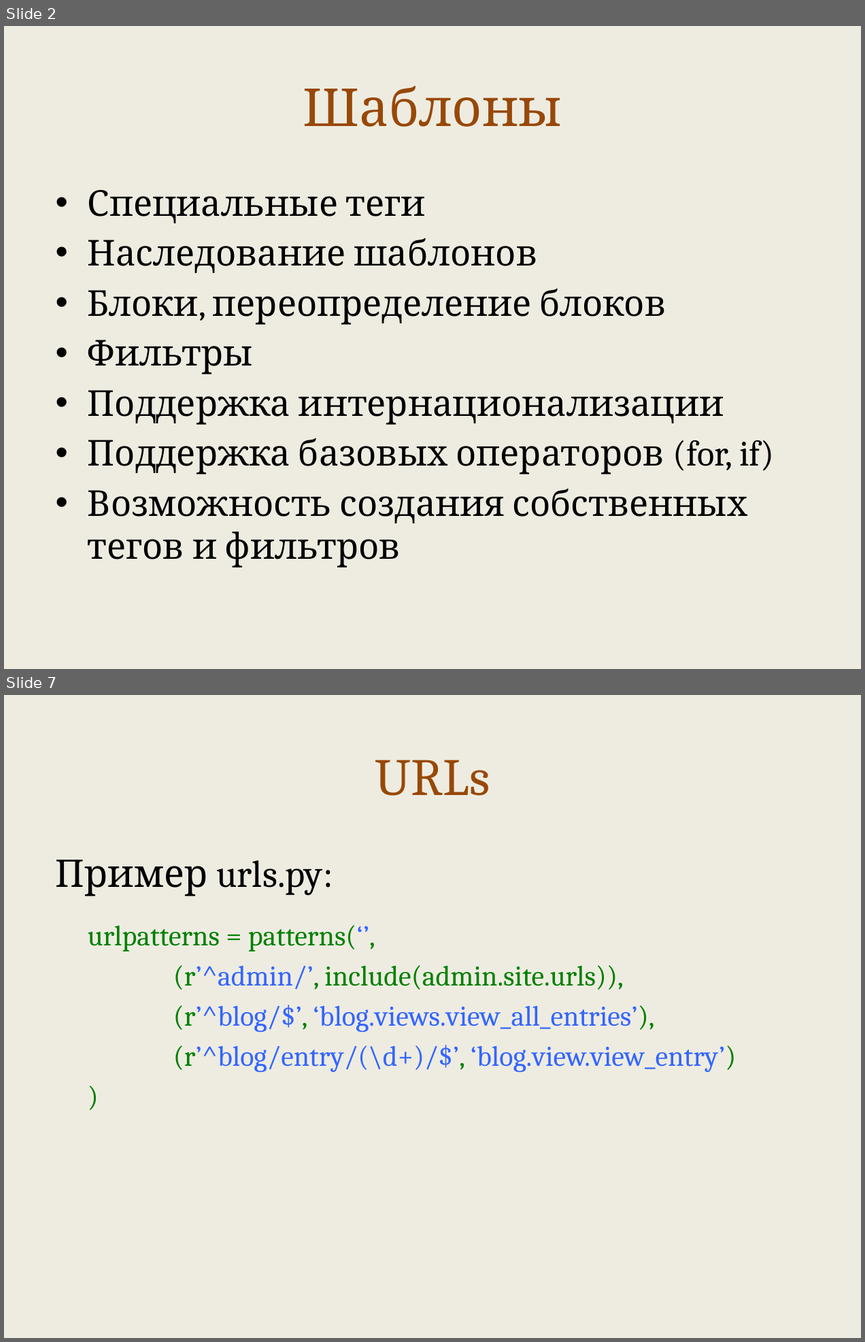
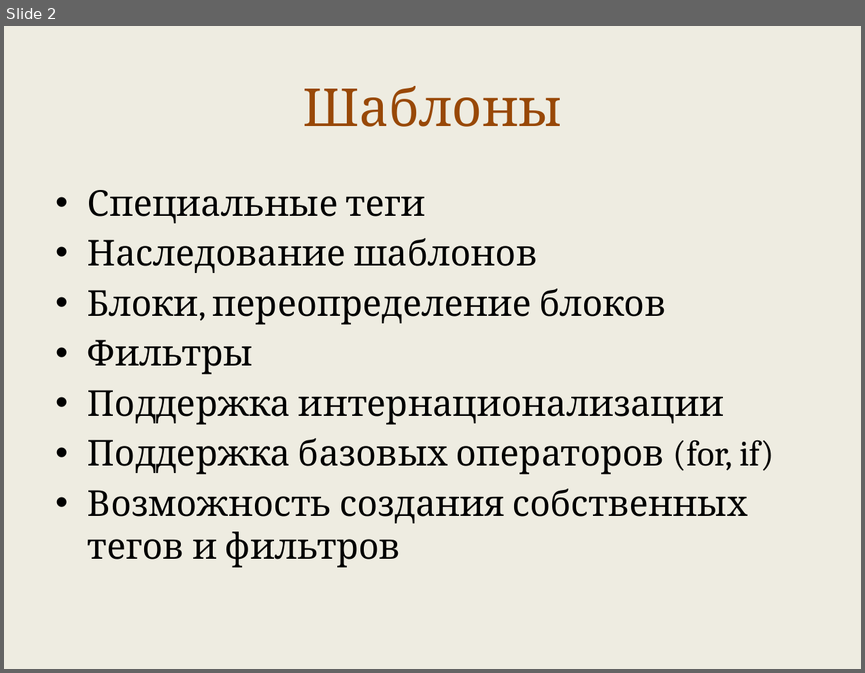
Before and after one commit to maxchv/LearnPython, a slide deck: week11/templates.pptx. Shown one above the other, each under a label of ours: slides 2 and 7 before the commit, slide 2 after it; the slides between them are not shown. The pictures are 865x1342 and 865x673 pixels, drawn with LibreOffice and Linux fonts; fonts in the diff are those of the drawing. Boxes give left, top, right and bottom in pixels: in the first picture for what was removed or moved away, otherwise in the second. Text is boxed around its words. In the diff, an @@ line names an element or a change of style, - is before the commit and + after.

```diff
--- a/week11/templates.pptx
+++ b/week11/templates.pptx
@@ slide 7 removed at (4, 695, 861, 1338), background #EEECE1 @@
@@ title removed at (375, 760, 490, 796) @@
-URLs
@@ text removed at (56, 860, 736, 1072) @@
-Пример urls.py:
-urlpatterns = patterns(‘’,
-(r’^admin/’, include(admin.site.urls)),
-(r’^blog/$’, ‘blog.views.view_all_entries’),
-(r’^blog/entry/(\d+)/$’, ‘blog.view.view_entry’)
-)
```
Also in this commit, not shown: 2 slides changed, 21 slides added, 9 other slides removed.
